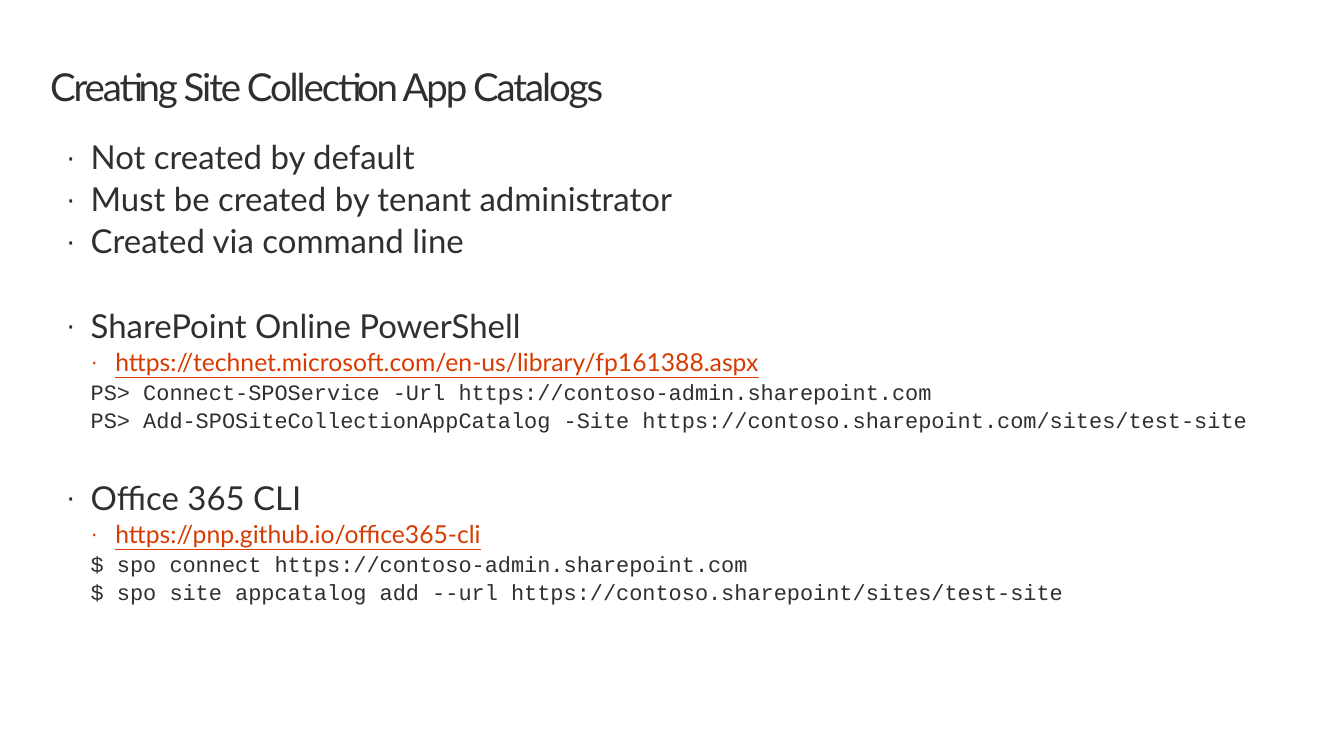
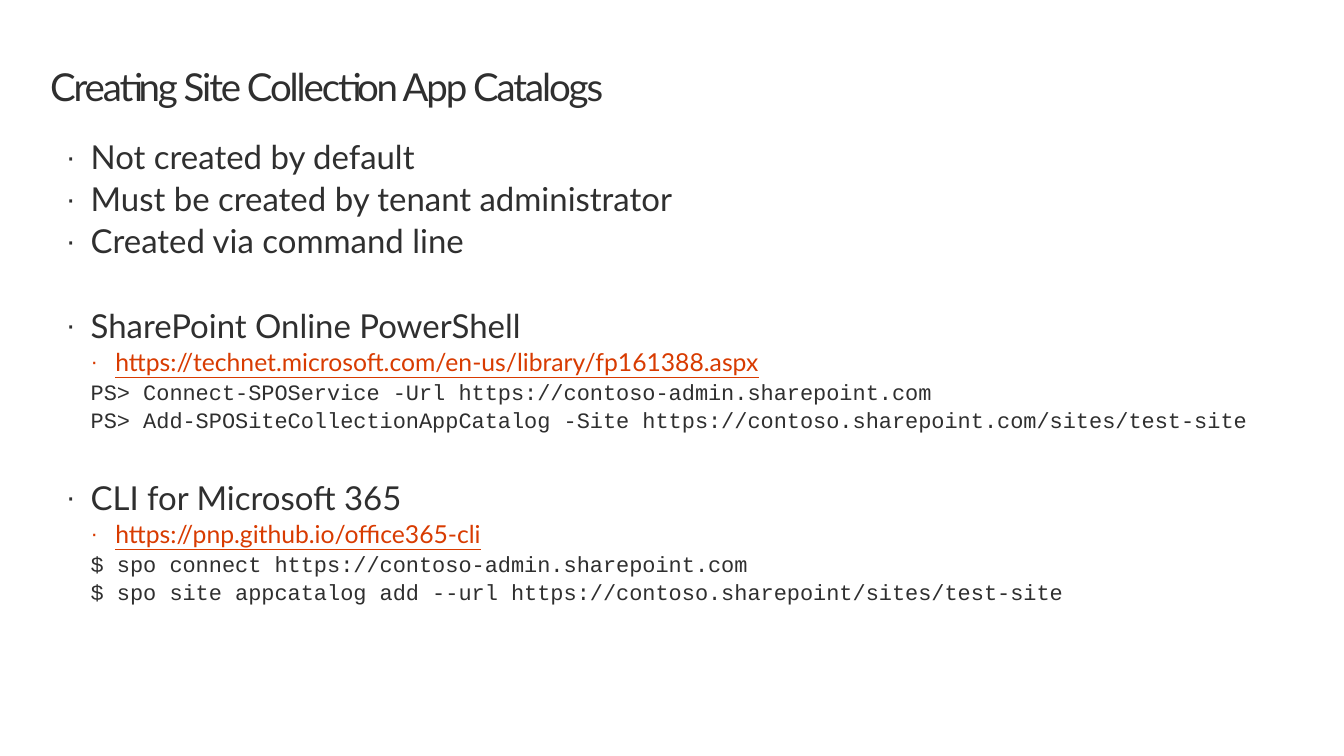
Before and after one commit to raidenwilliams86/deployment-sp-dev-training-spfx-sharepoint-dev, a slide deck: slide 5 of 02-appcatalogs.pptx. Drawn at 1344x756 pixels with LibreOffice and Linux fonts; fonts in the diff are those of the drawing; background and template pictures are left out. Boxes give left, top, right and bottom in pixels: in the first picture for what was removed or moved away, otherwise in the second. Text is boxed around its words. In the diff, an @@ line names an element or a change of style, - is before the commit and + after.

```diff
--- a/02-appcatalogs.pptx
+++ b/02-appcatalogs.pptx
@@ text at (x1=91, y1=486, x2=401, y2=511): text changed @@
-· Office 365 CLI
+· CLI for Microsoft 365
```
Also in this commit, not shown: 1 other slide changed, 32 other files.
